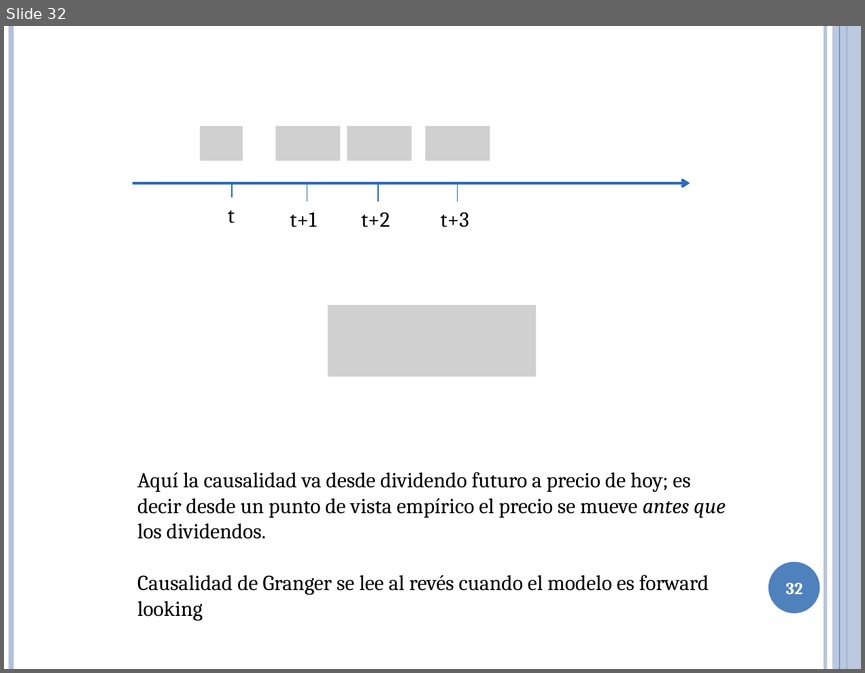
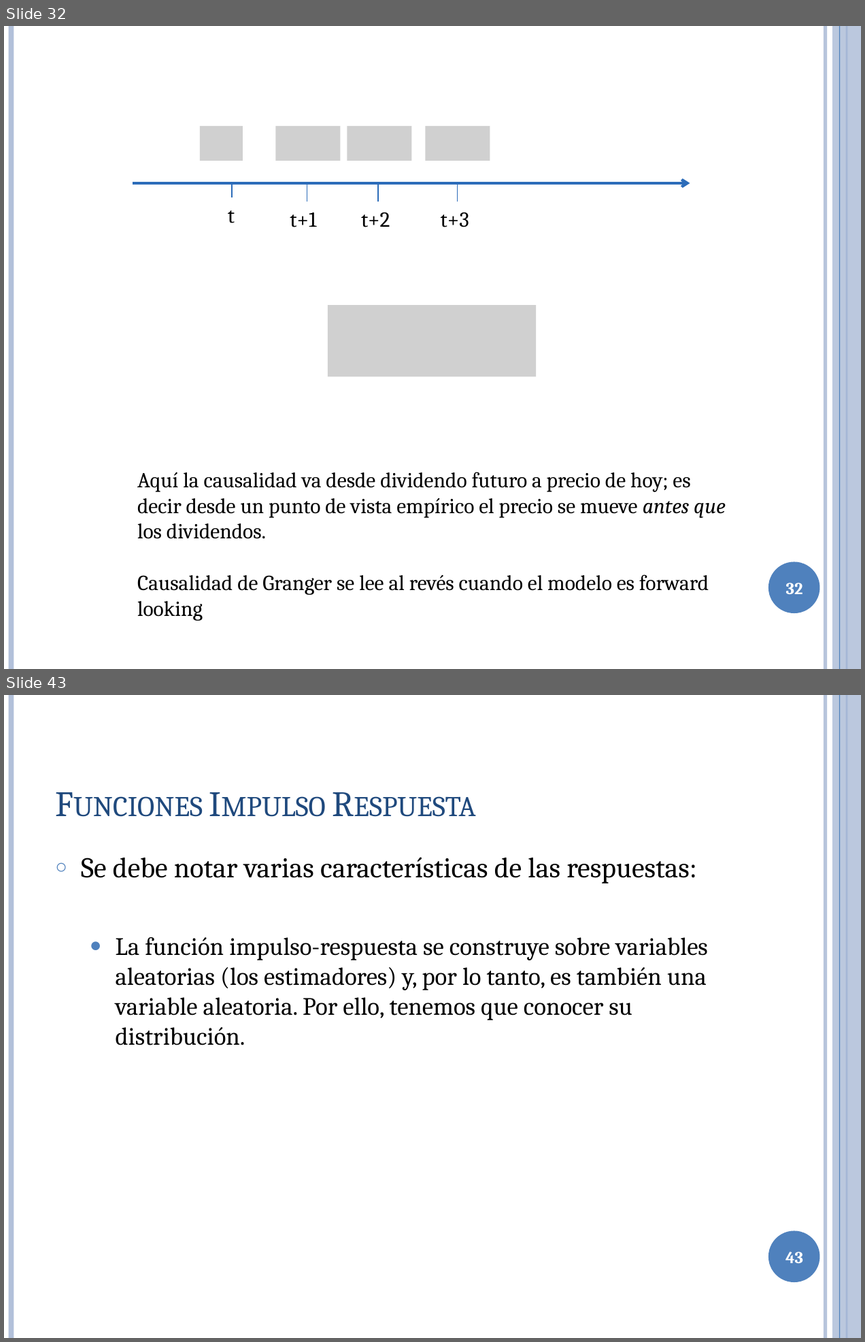
Before and after one commit to ricardomayerb/curso_var_cepal, a slide deck: Curso de Econometría de Series de Tiempo.pptx. Shown one above the other, each under a label of ours: slide 32 before the commit, slides 32 and 43 after it; the slides between them are not shown. The pictures are 865x673 and 865x1342 pixels, drawn with LibreOffice and Linux fonts; fonts in the diff are those of the drawing; grey boxes stand for pictures. Boxes give left, top, right and bottom in pixels: in the first picture for what was removed or moved away, otherwise in the second. Text is boxed around its words. In the diff, an @@ line names an element or a change of style, - is before the commit and + after.

```diff
--- a/Curso de Econometría de Series de Tiempo.pptx
+++ b/Curso de Econometría de Series de Tiempo.pptx
@@ slide 43 added at [4,695,861,1338], background #FFFFFF; not listed: 6 template elements that a slide beside it also shows @@
@@ title added at [47,721,747,828], 30 pt, text #1F497D, small capitals @@
+Funciones Impulso Respuesta
@@ text added at [81,857,707,1045], 21 pt, text #000000 @@
+○ Se debe notar varias características de las respuestas:
+  ● La función impulso-respuesta se construye sobre variables aleatorias (los estimadores) y, por lo tanto, es también una variable aleatoria. Por ello, tenemos que conocer su distribución.
@@ page number added at [785,1251,803,1263], 14 pt, text #FFFFFF, bold @@
+43
```
Also in this commit, not shown: 1 slide changed, 24 other slides added, 7 other files.
